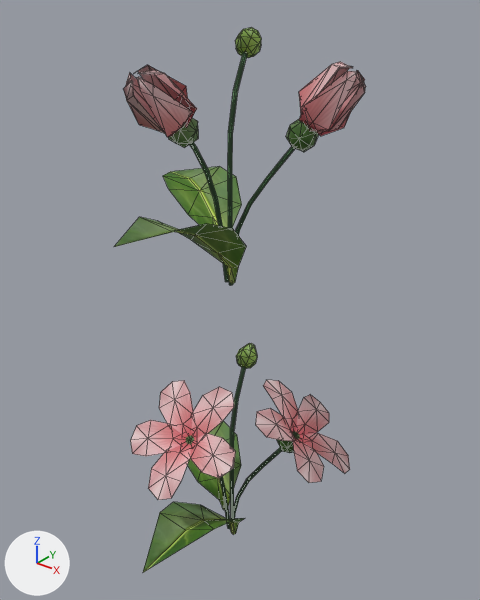
An edit to the FBX model Assets/Models/pinkFlowers.fbx, drawn before and after from the same camera.
Both versions are drawn from a 50 mm camera at (0.188, -0.224, 0.287) aimed at (0.008, 0.001, 0.148). Arrows for +X, +Y and +Z are at lower left; the lights stay in place. Mesh edges are drawn as thin lines. Where no turn or scale is listed for an object, it has been applied to the vertices.

Objects in the first picture: 'pink_flowers', 'pink_flowers_night'.
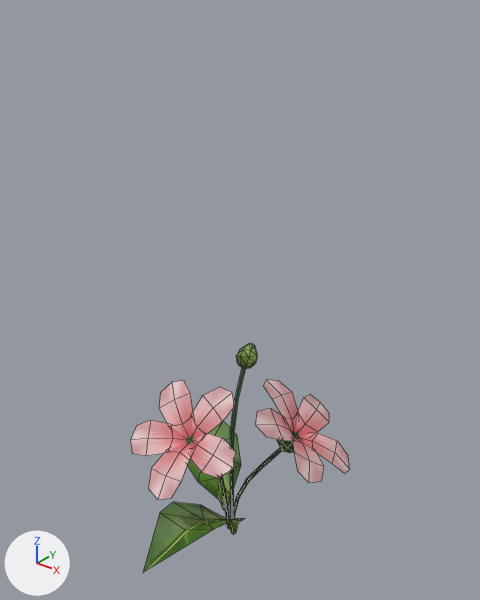
The newer file is also turned or shifted as a whole; pictures and numbers use the older file's frame.

Changed parts and their boxes (x1, y1, x2, y2) in the pictures (480 x 600 px):
'pink_flowers_night', deleted
    before: (114, 27, 366, 285)

What the commit changed:
Object 'pink_flowers_night' (ob_pink_flowers_night) is deleted.
